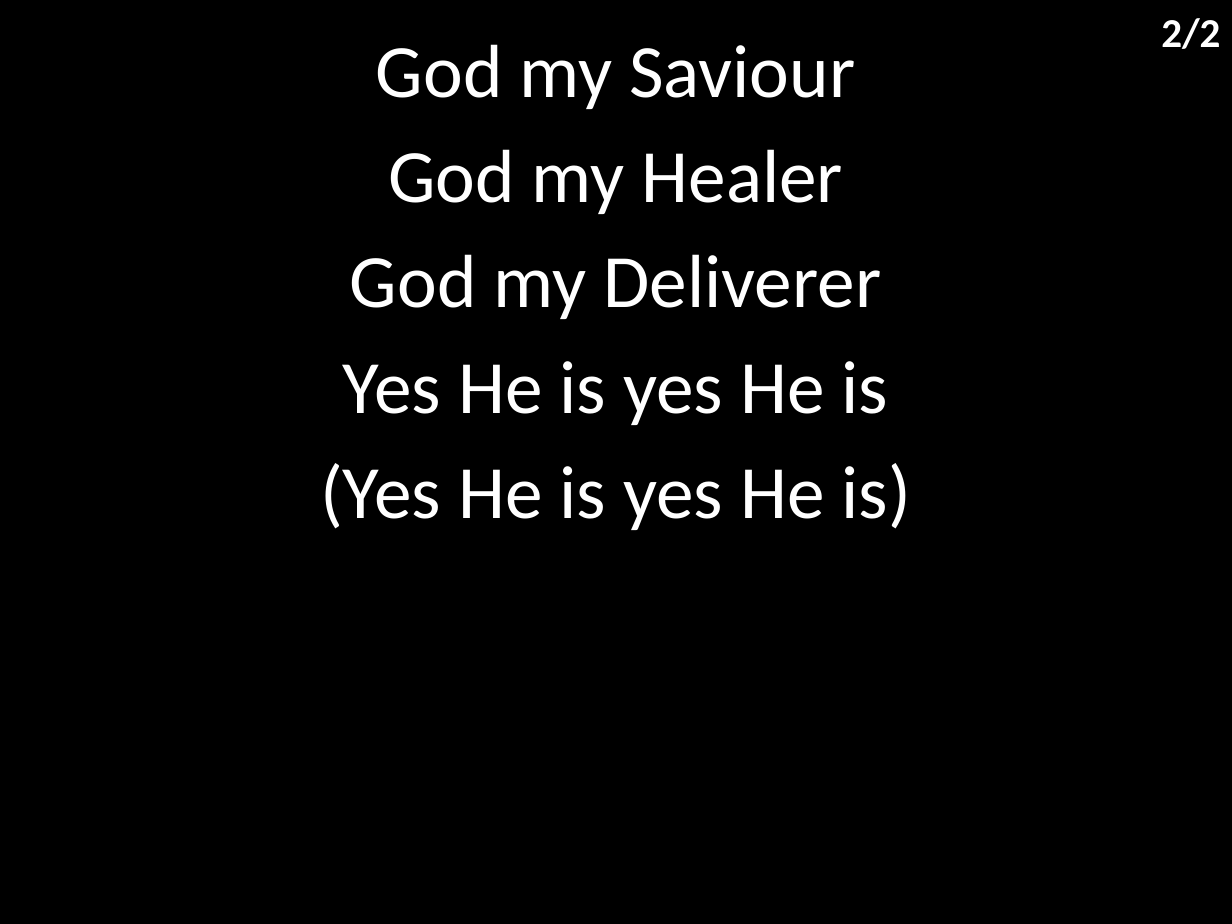
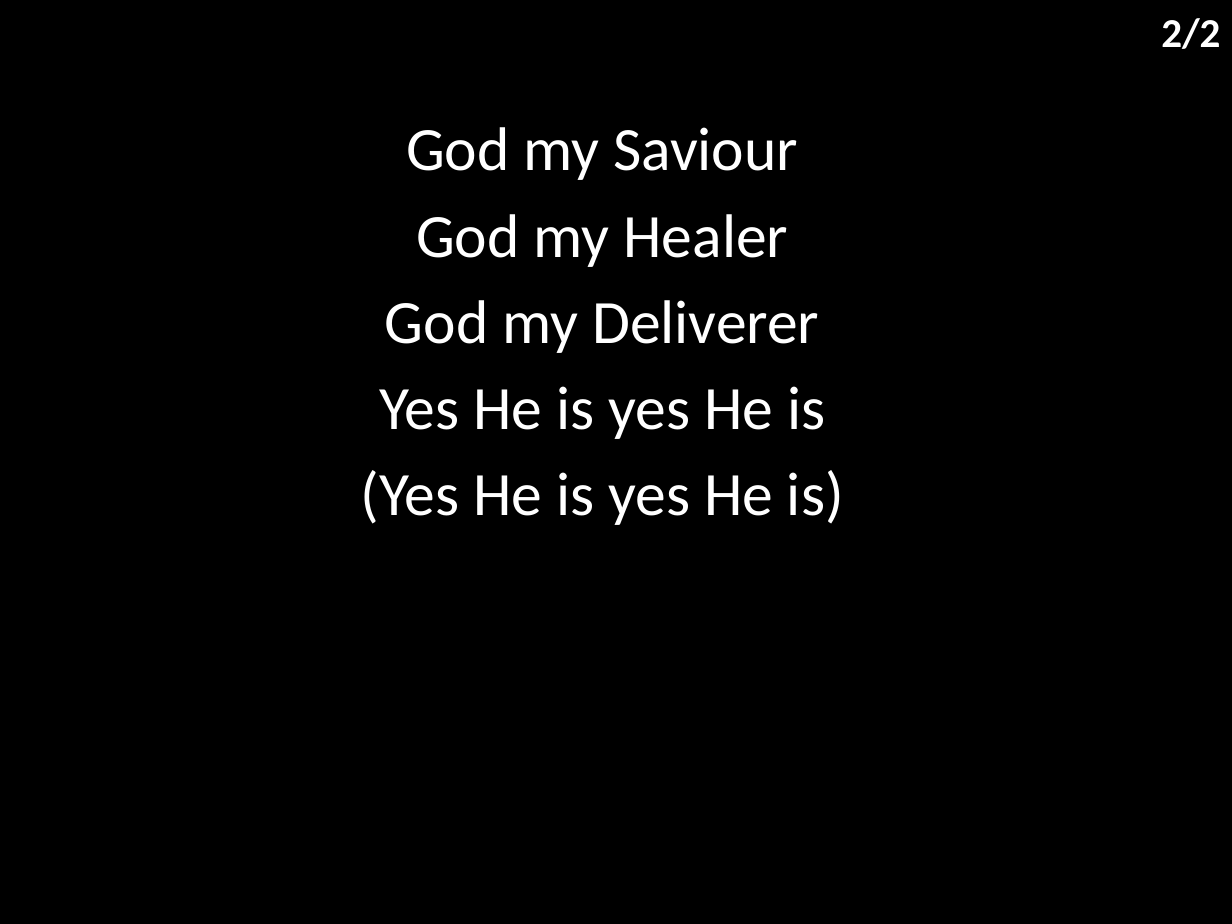
Before and after one commit to hoo-are-ya/worship, a slide deck: slide 3 of docs/songs/every praise.pptx. Drawn at 1232x924 pixels with LibreOffice and Linux fonts; fonts in the diff are those of the drawing. Boxes give left, top, right and bottom in pixels: in the first picture for what was removed or moved away, otherwise in the second. Text is boxed around its words. In the diff, an @@ line names an element or a change of style, - is before the commit and + after.

```diff
--- a/docs/songs/every praise.pptx
+++ b/docs/songs/every praise.pptx
@@ subtitle "God my Saviour": place and size @@
-subtitle "God my Saviour" at [320, 44, 911, 530]
+subtitle "God my Saviour" at [360, 127, 844, 525]
@@ subtitle "God my Saviour" at [360, 127, 844, 525]: size 44 to 36 pt; less space between paragraphs @@
```
Also in this commit, not shown: 1 other slide changed, 5 other files.
